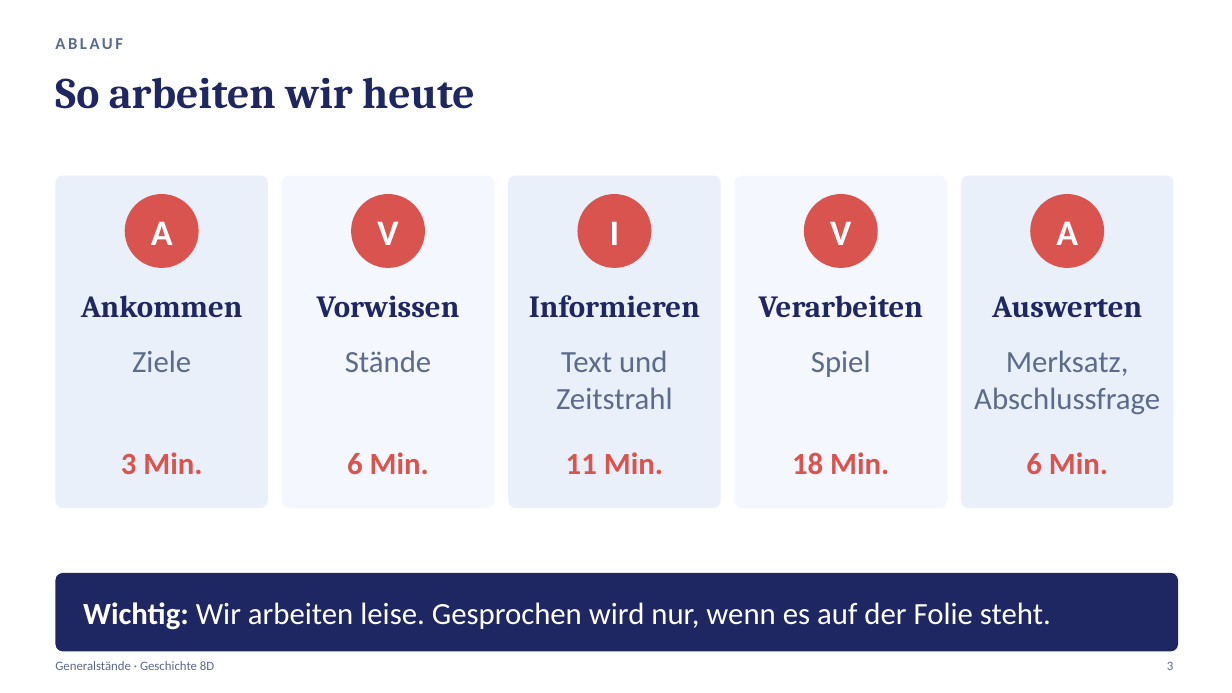
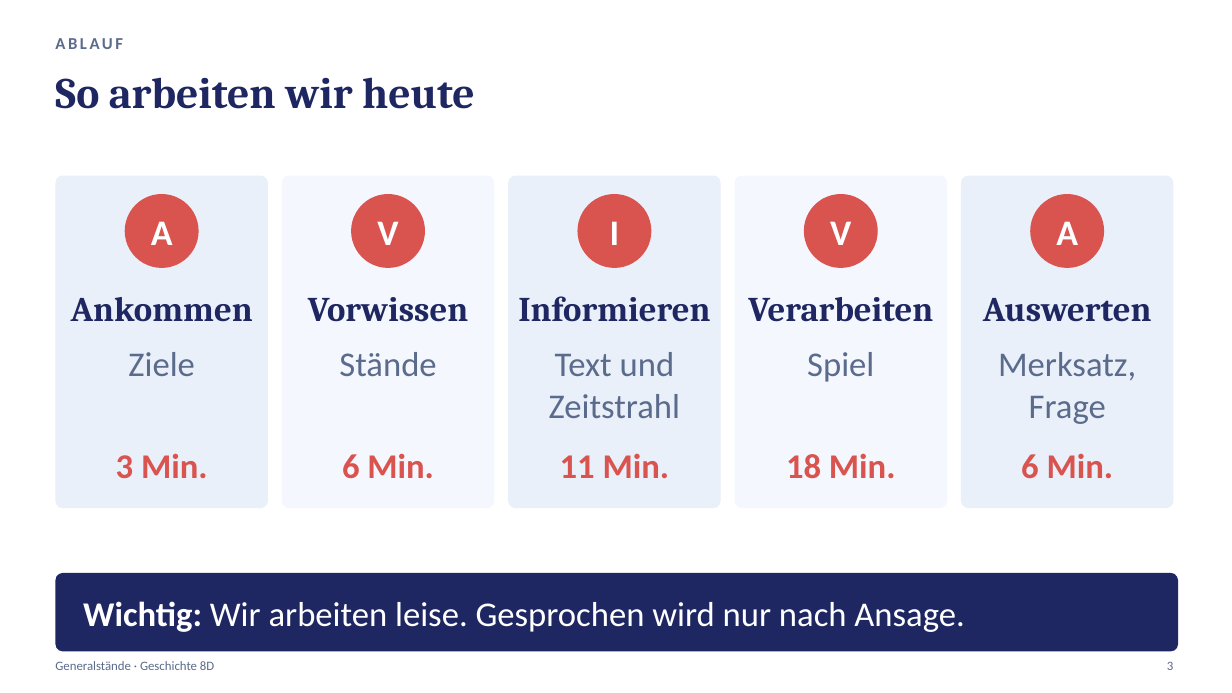
Before and after one commit to golzkonstantin-gif/Schule, a slide deck: slide 3 of Geschichte_8D/Generalstaende/Praesentation_Generalstaende_8D.pptx. Drawn at 1232x693 pixels with LibreOffice and Linux fonts; fonts in the diff are those of the drawing. Boxes give left, top, right and bottom in pixels: in the first picture for what was removed or moved away, otherwise in the second. Text is boxed around its words. In the diff, an @@ line names an element or a change of style, - is before the commit and + after.

```diff
--- a/Geschichte_8D/Generalstaende/Praesentation_Generalstaende_8D.pptx
+++ b/Geschichte_8D/Generalstaende/Praesentation_Generalstaende_8D.pptx
@@ text at [998,352,1136,424]: text changed; size 24 to 27 pt @@
-Merksatz, Abschlussfrage
+Merksatz, Frage
@@ size 24 to 27 pt in 14 elements at [71,297,253,322], [128,352,195,376], [116,453,208,478], [308,297,469,322], [339,352,436,376], [342,453,434,478], [518,296,710,322], [549,352,680,418], [560,453,670,478], [748,297,933,322], [807,352,874,382], [786,453,896,478], [983,298,1152,322], [1021,453,1114,478] @@
@@ text at [83,601,964,632]: text changed; size 24 to 27 pt @@
-Wichtig: Wir arbeiten leise. Gesprochen wird nur, wenn es auf der Folie steht.
+Wichtig: Wir arbeiten leise. Gesprochen wird nur nach Ansage.
```
Also in this commit, not shown: 17 other slides changed, 21 other files.
